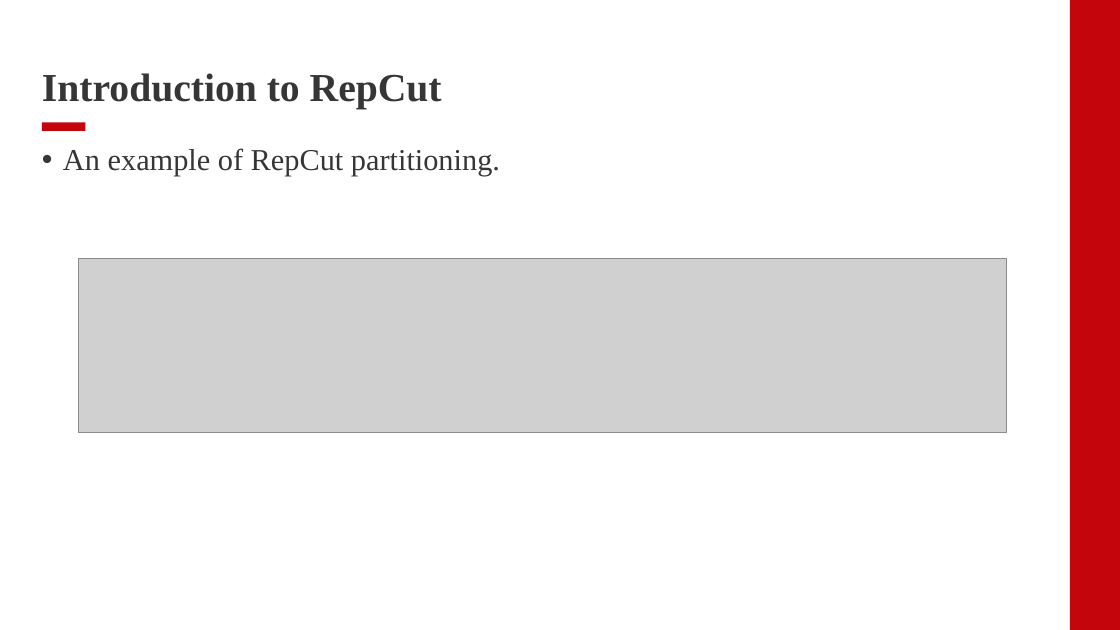
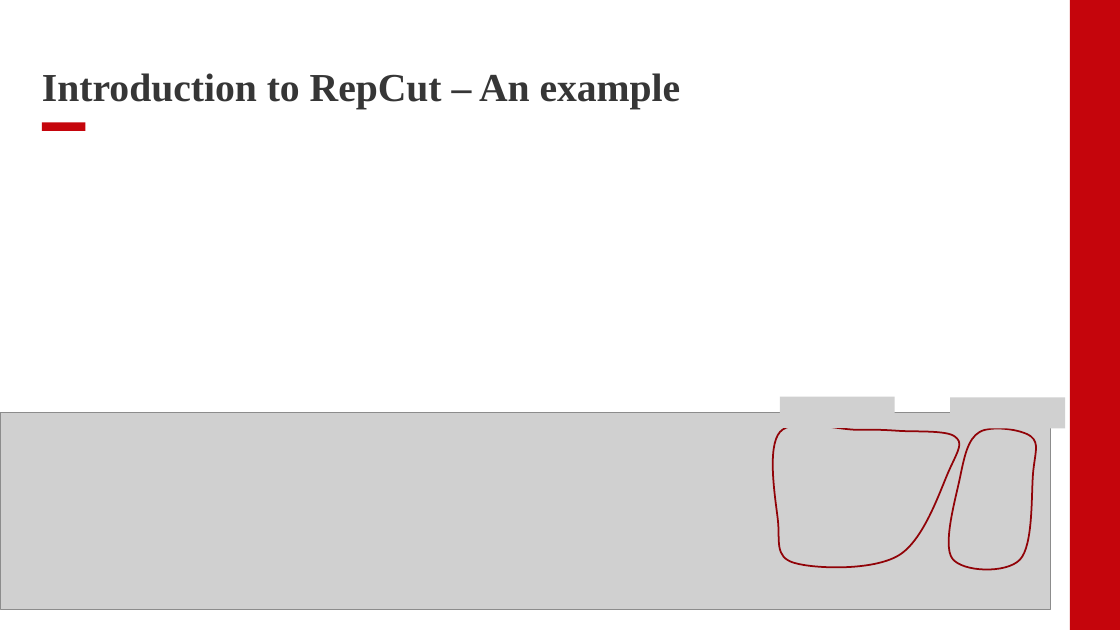
Before and after one commit to Foolock/papers, a slide deck: slide 10 of RepCut/RepCut.pptx (slide 9 before the commit). Drawn at 1120x630 pixels with LibreOffice and Linux fonts; fonts in the diff are those of the drawing; grey boxes stand for pictures; background and template pictures are left out. Boxes give left, top, right and bottom in pixels: in the first picture for what was removed or moved away, otherwise in the second. Text is boxed around its words. In the diff, an @@ line names an element or a change of style, - is before the commit and + after.

```diff
--- a/RepCut/RepCut.pptx
+++ b/RepCut/RepCut.pptx
@@ title at (x1=42, y1=73, x2=681, y2=109): text changed @@
-Introduction to RepCut
+Introduction to RepCut – An example
@@ text removed at (x1=63, y1=148, x2=500, y2=177) @@
-• An example of RepCut partitioning.
@@ picture resized from (x1=78, y1=259, x2=1007, y2=433) to (x1=0, y1=413, x2=1050, y2=609) @@
@@ picture added at (x1=780, y1=397, x2=895, y2=428) @@
@@ picture added at (x1=950, y1=397, x2=1065, y2=429) @@
@@ freeform shape added at (x1=773, y1=425, x2=960, y2=568), outline #920409 1.5 pt @@
@@ freeform shape added at (x1=949, y1=429, x2=1036, y2=570), outline #920409 1.5 pt @@
```
Also in this commit, not shown: 1 other slide changed, 1 slide added, 1 other file.
